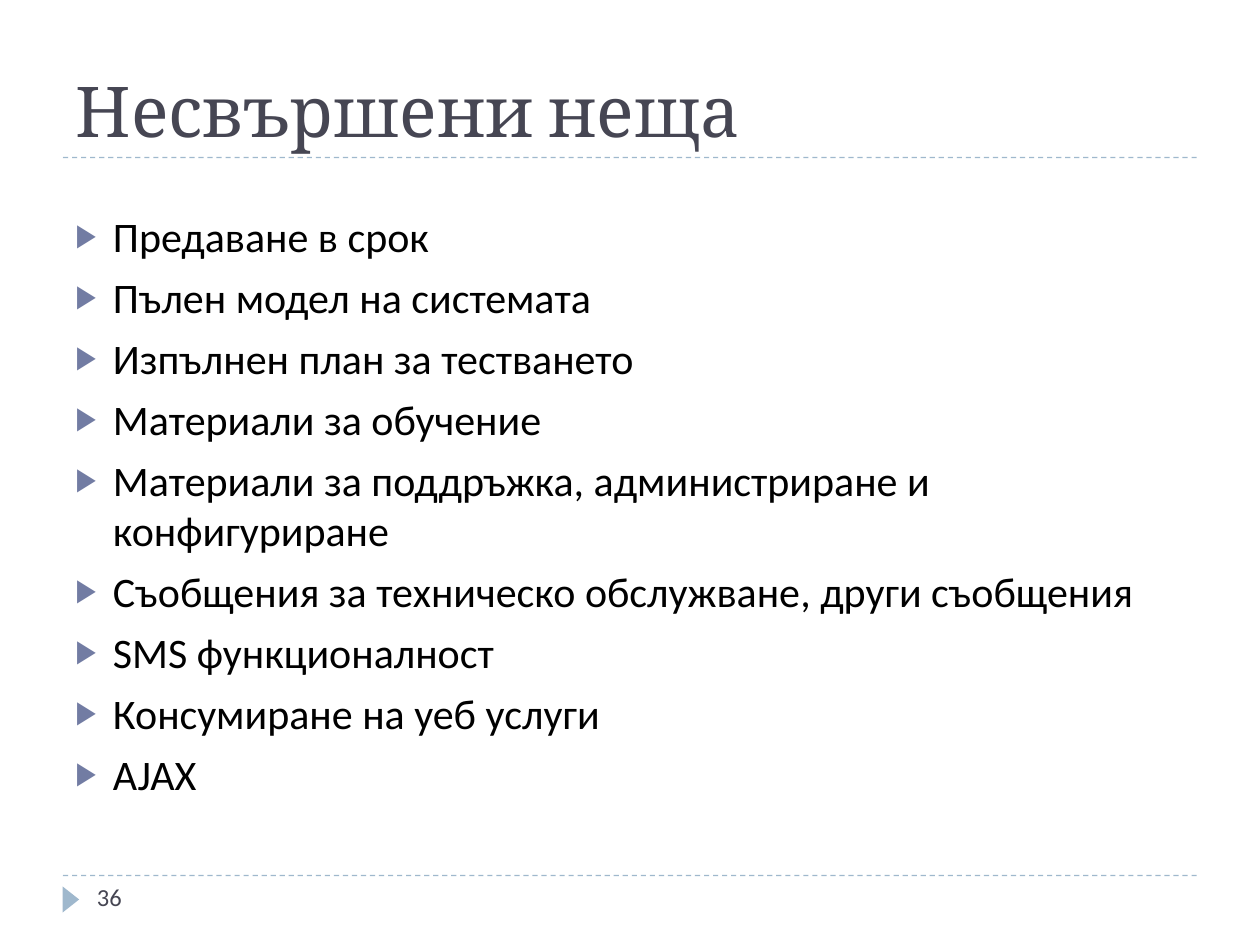
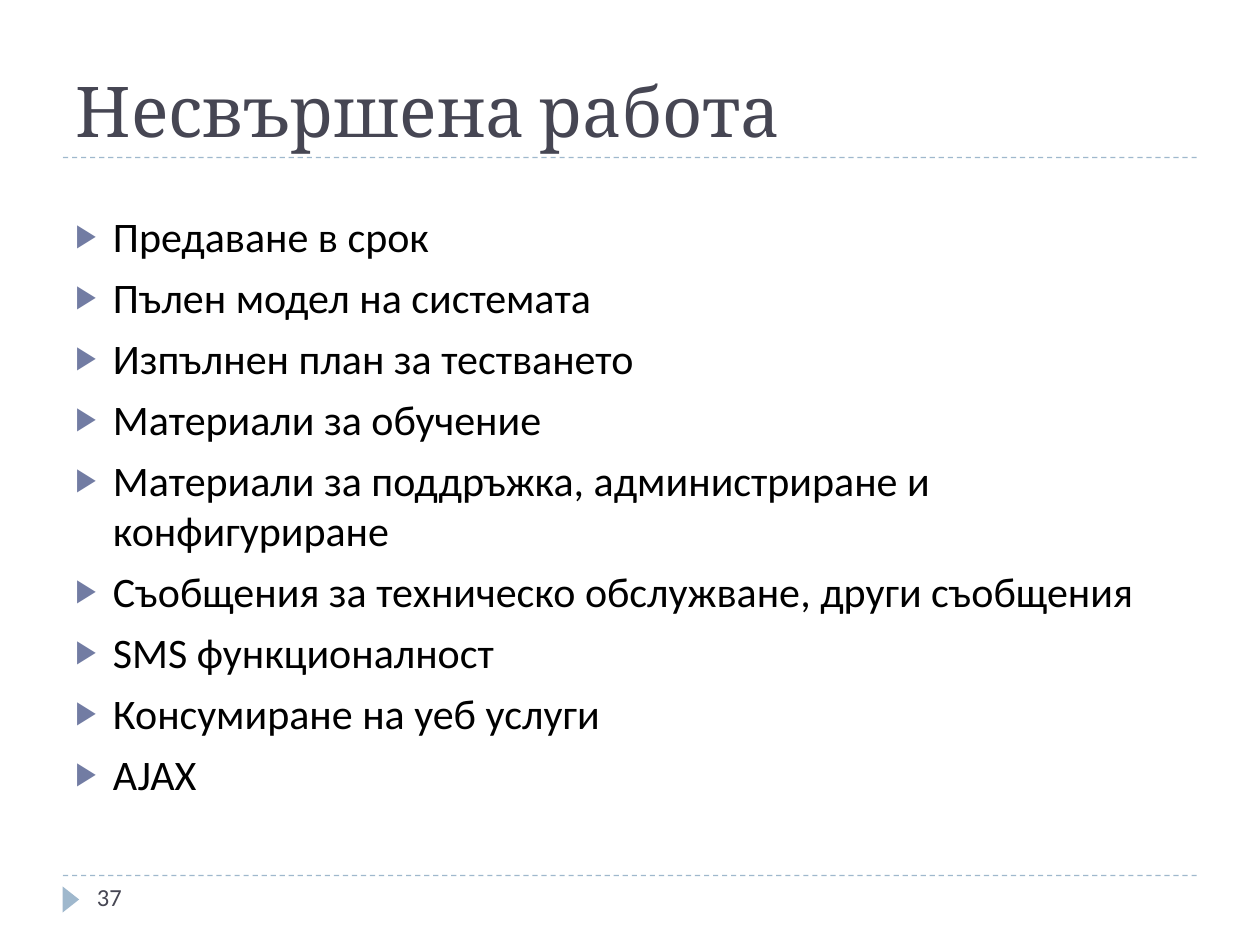
Before and after one commit to jasimcse/team2-strawberry, a slide deck: slide 37 of prezentaciq/venci.ppt (slide 36 before the commit). Drawn at 1260x945 pixels with LibreOffice and Linux fonts; fonts in the diff are those of the drawing. Boxes give left, top, right and bottom in pixels: in the first picture for what was removed or moved away, otherwise in the second. Text is boxed around its words. In the diff, an @@ line names an element or a change of style, - is before the commit and + after.

```diff
--- a/prezentaciq/venci.ppt
+++ b/prezentaciq/venci.ppt
@@ title at [76, 83, 780, 154]: text changed @@
-Несвършени неща
+Несвършена работа
@@ page number at [97, 890, 122, 906]: text changed @@
-36
+37
```
Also in this commit, not shown: 2 other slides changed, 1 slide added.
